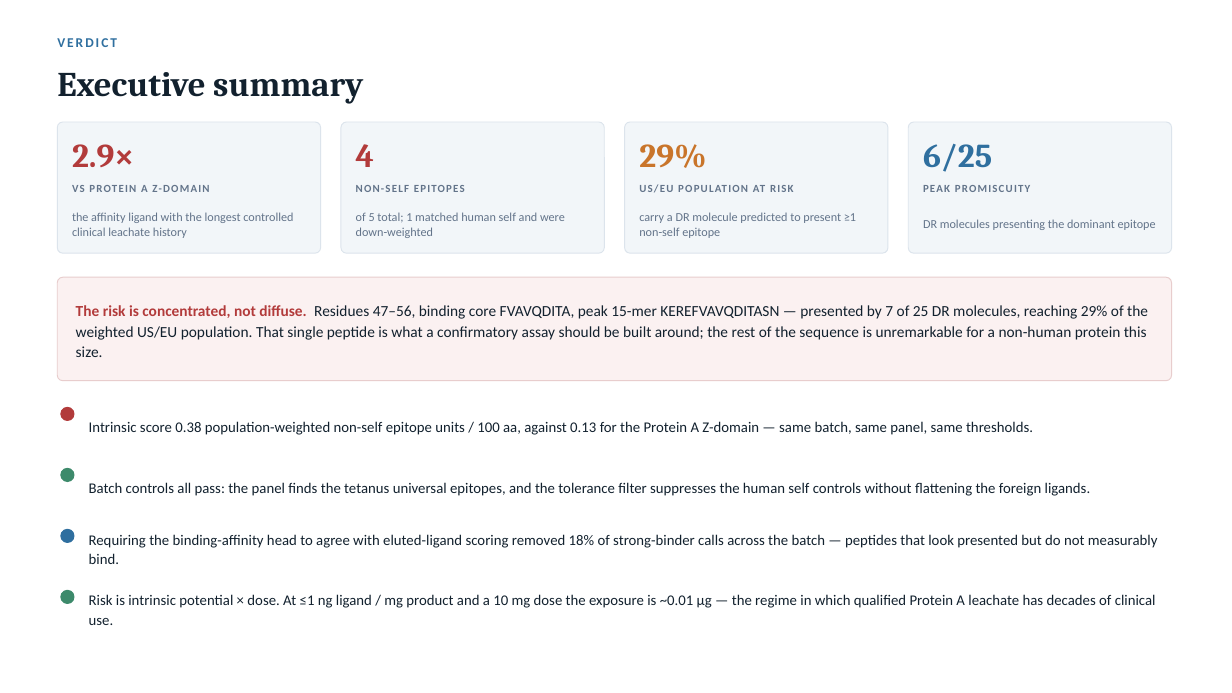
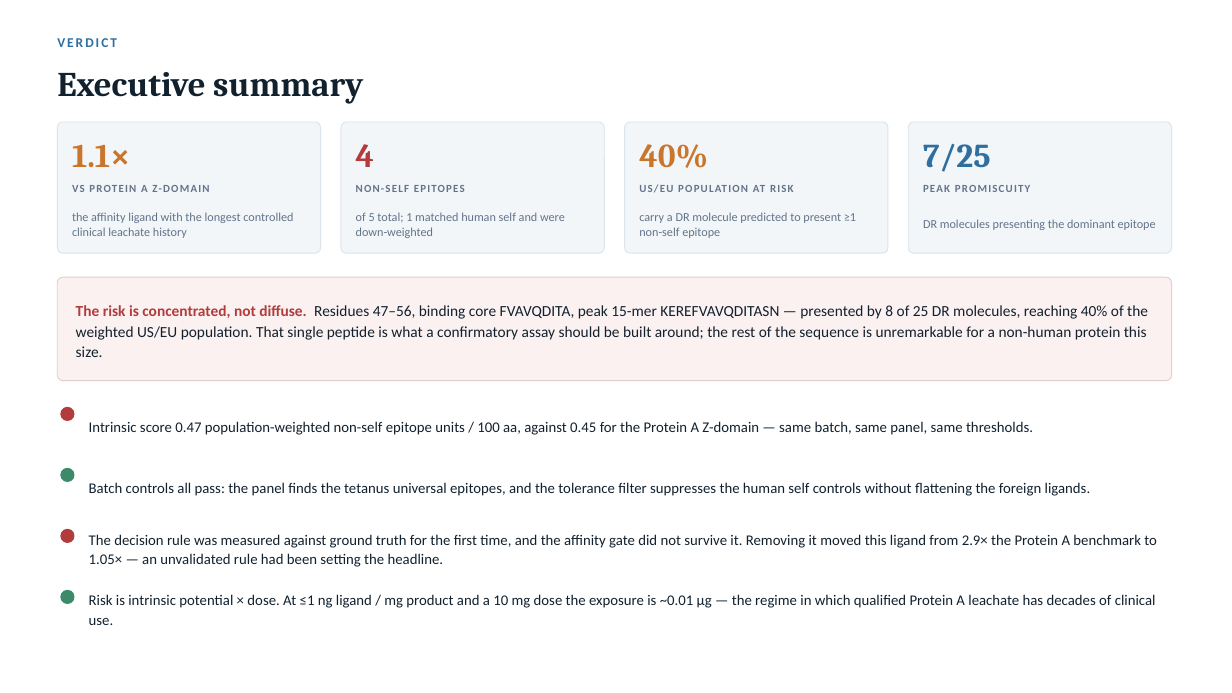
Before and after one commit to YuhaoWang-crypto/ClaudeCode, a slide deck: slide 2 of hla_ligand_immunogenicity/report.pptx. Drawn at 1232x693 pixels with LibreOffice and Linux fonts; fonts in the diff are those of the drawing. Boxes give left, top, right and bottom in pixels: in the first picture for what was removed or moved away, otherwise in the second. Text is boxed around its words. In the diff, an @@ line names an element or a change of style, - is before the commit and + after.

```diff
--- a/hla_ligand_immunogenicity/report.pptx
+++ b/hla_ligand_immunogenicity/report.pptx
@@ text at [72, 144, 130, 167]: text changed; text colour #B23B3B to #C9752B @@
-2.9×
+1.1×
@@ text at [639, 144, 708, 168]: text changed @@
-29%
+40%
@@ text at [923, 144, 991, 172]: text changed @@
-6/25
+7/25
@@ text at [76, 305, 1148, 357]: text changed @@
-The risk is concentrated, not diffuse. Residues 47–56, binding core FVAVQDITA, peak 15-mer KEREFVAVQDITASN — presented by 7 of 25 DR molecules, reaching 29% of the weighted US/EU population. That single peptide is what a confirmatory assay should be built around; the rest of the sequence is unremarkable for a non-human protein this size.
+The risk is concentrated, not diffuse. Residues 47–56, binding core FVAVQDITA, peak 15-mer KEREFVAVQDITASN — presented by 8 of 25 DR molecules, reaching 40% of the weighted US/EU population. That single peptide is what a confirmatory assay should be built around; the rest of the sequence is unremarkable for a non-human protein this size.
@@ text at [89, 421, 1033, 435]: text changed @@
-Intrinsic score 0.38 population-weighted non-self epitope units / 100 aa, against 0.13 for the Protein A Z-domain — same batch, same panel, same thresholds.
+Intrinsic score 0.47 population-weighted non-self epitope units / 100 aa, against 0.45 for the Protein A Z-domain — same batch, same panel, same thresholds.
@@ ellipse at [61, 530, 74, 543]: fill #2F6F9F to #B23B3B; outline #2F6F9F 1 pt to #B23B3B 1 pt @@
@@ text at [89, 534, 1157, 567]: text changed @@
-Requiring the binding-affinity head to agree with eluted-ligand scoring removed 18% of strong-binder calls across the batch — peptides that look presented but do not measurably bind.
+The decision rule was measured against ground truth for the first time, and the affinity gate did not survive it. Removing it moved this ligand from 2.9× the Protein A benchmark to 1.05× — an unvalidated rule had been setting the headline.
```
Also in this commit, not shown: 5 other slides changed, 1 slide added, 25 other files.
